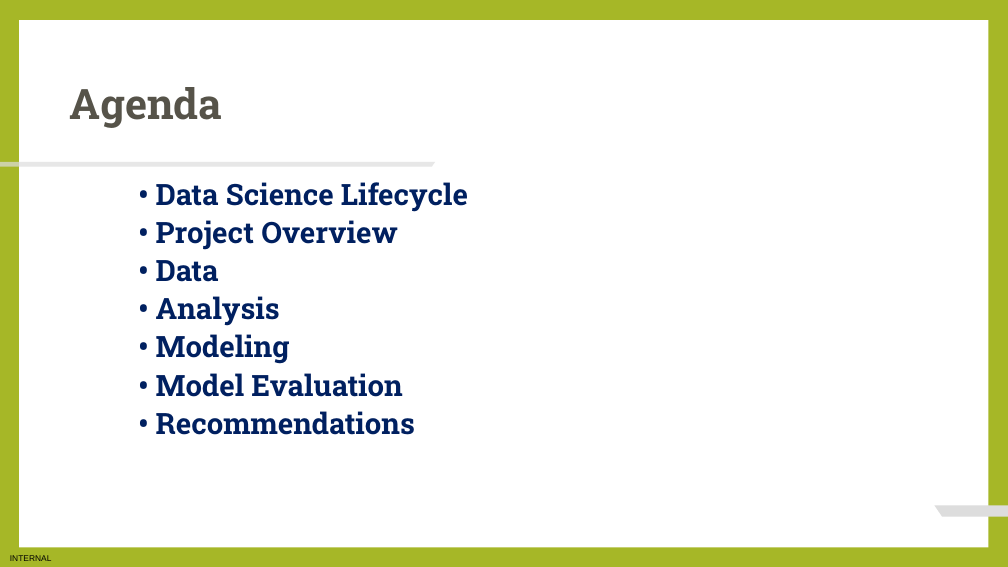
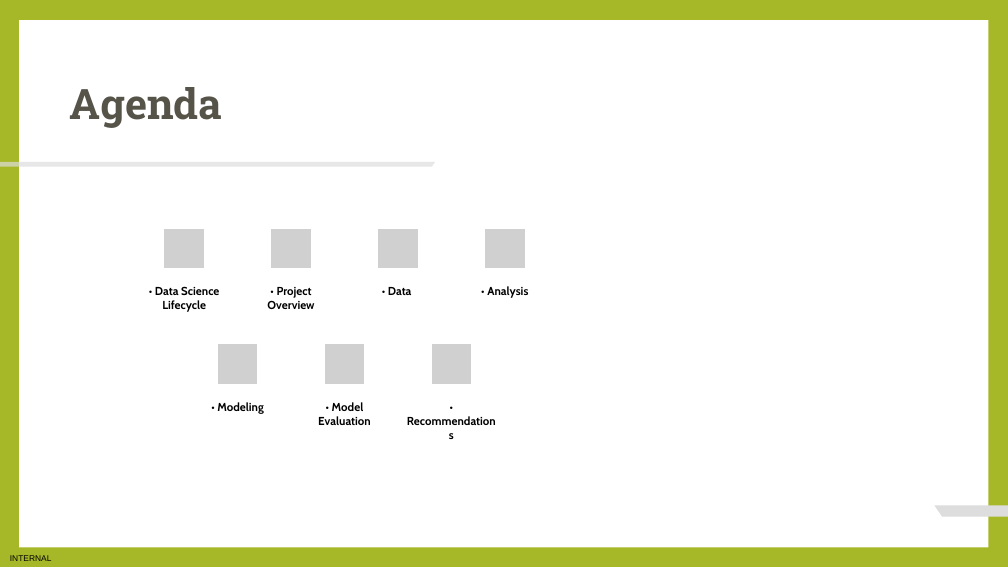
Before and after one commit to jmodzuka/Data-Science-Virtual-Internship, a slide deck: slide 2 of Task 3 - Preparing To Present/Task 3 - Preparing To Present.pptx. Drawn at 1008x567 pixels with LibreOffice and Linux fonts; fonts in the diff are those of the drawing; grey boxes stand for pictures. Boxes give left, top, right and bottom in pixels: in the first picture for what was removed or moved away, otherwise in the second. Text is boxed around its words. In the diff, an @@ line names an element or a change of style, - is before the commit and + after.

Commit message:
Initial commit with current project files

```diff
--- a/Task 3 - Preparing To Present/Task 3 - Preparing To Present.pptx
+++ b/Task 3 - Preparing To Present/Task 3 - Preparing To Present.pptx
@@ text removed at (156, 182, 468, 435) @@
-• Data Science Lifecycle
-• Project Overview
-• Data
-• Analysis
-• Modeling
-• Model Evaluation
-• Recommendations
@@ group added at (155, 228, 528, 436): 7 pictures, 7 texts @@
+• Data Science Lifecycle
+• Project Overview
+• Data
+• Analysis
+• Modeling
+• Model Evaluation
+• Recommendations
```
Also in this commit, not shown: 4 other slides changed, 1 slide added, 3 slides removed, 1 other file.
